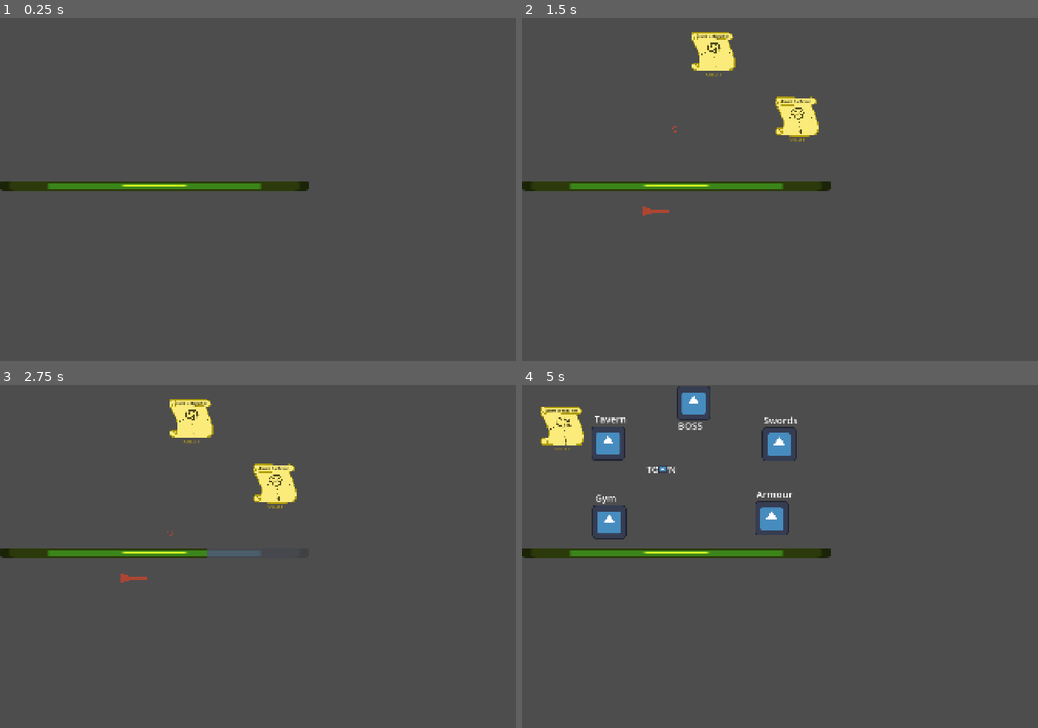
Above: before the commit, frames 1-4 (two rows, left to right).
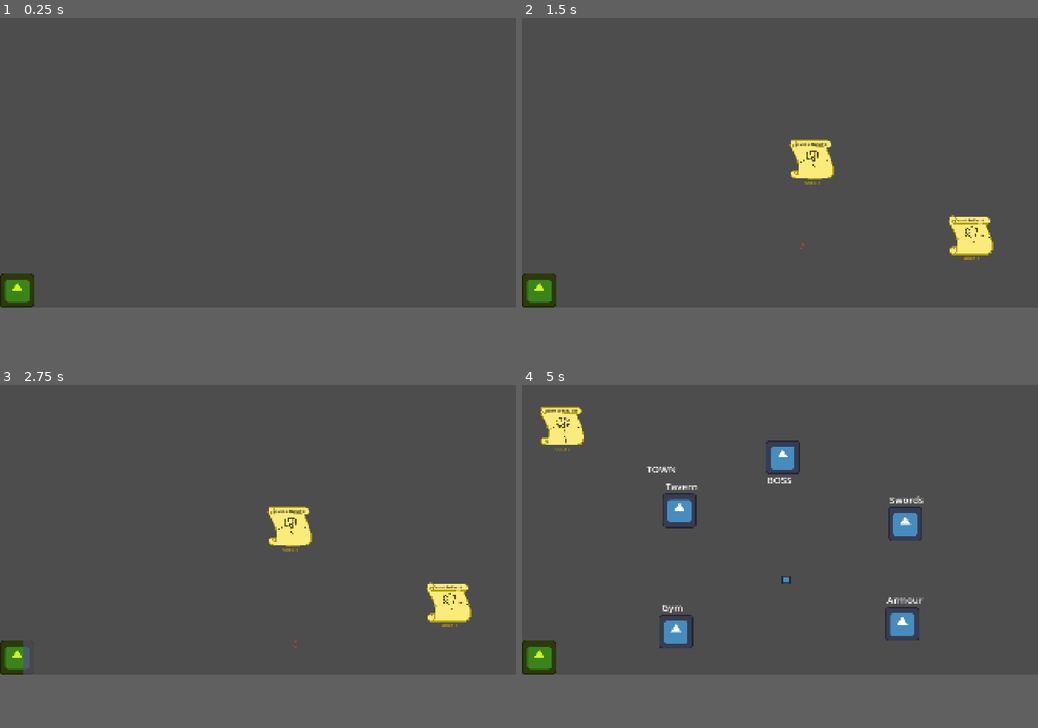
Above: after the commit, the same moments.

Repository: piotrjurga/gmtk26
Game: Godot game, scene res://scenes/main.tscn
The game is run twice, just before and just after one commit, with the same random seed, the same clock (stepped at 60 frames per second) and the same inputs. The engine's default icon, where the game draws it, is replaced by a stand-in: a white triangle on a blue panel in a dark square.
Inputs (mouse positions are in pixels of both pictures, inside the frame that each line leads up to):
- Up to frame 1 (0.25 s): no input
- Up to frame 2 (1.5 s): tap Enter at 0.5 s; move the mouse to (893, 172) at 0.52 s; hold D (right) 0.53-1.28 s; tap Space (space) at 0.6, 1.25, 1.35 s; click (893, 172) at 0.67 s; move the mouse to (676, 206) at 1.27 s; hold S (down) from 1.28 s (still down)
- Up to frame 3 (2.75 s): move the mouse to (309, 481) at 2.02 s; release S (down) at 2.03 s; hold D (right) from 2.03 s (still down); tap Space (space) at 2.1 s
- Up to frame 4 (5 s): tap Enter at 2.75 s; move the mouse to (754, 625) at 2.77 s; release D (right) at 2.78 s; hold W (up) 2.78-3.53 s; tap Space (space) at 2.85, 3.5, 3.6, 4.35 s; click (754, 625) at 2.92 s; move the mouse to (934, 607) at 3.52 s; hold A (left) from 3.53 s (still down); move the mouse to (625, 505) at 4.27 s
The window is 800x533 before the commit and 800x450 after it. Grey fills any space a smaller window leaves; there, only what the larger window draws over its background counts as a difference.

The runs differ from the first frame. In frame 1, 2.3% of the frame differs, in the area x 0-60%, y 47-85%; in frame 2, 5.8%; in frame 3, 5.3%; in frame 4, 6.7%, in the area x 0-78%, y 0-85%.

Commit message:
resize window

Diff:
--- a/project.godot
+++ b/project.godot
@@ -28,7 +28,7 @@
 [display]
 
 window/size/viewport_width=1920
-window/size/viewport_height=1280
+window/size/viewport_height=1080
 window/size/resizable=false
 window/stretch/mode="canvas_items"
 window/stretch/aspect="keep_height"
--- a/scenes/armour/armour.tscn
+++ b/scenes/armour/armour.tscn
@@ -22,15 +22,15 @@
 hammer_rotation_hit = -75.0
 
 [node name="Label" type="Label" parent="." unique_id=210693204]
-offset_left = 487.0
-offset_top = 6.0
-offset_right = 621.0
-offset_bottom = 56.0
+offset_left = 815.0
+offset_top = 15.0
+offset_right = 949.0
+offset_bottom = 65.0
 text = "Armour"
 label_settings = SubResource("LabelSettings_4rhgh")
 
 [node name="ArmourGood" type="Sprite2D" parent="." unique_id=1774590243]
-position = Vector2(559, 320)
+position = Vector2(895, 541)
 scale = Vector2(0.6372081, 0.6372081)
 texture = ExtResource("2_g7uqp")
 
@@ -39,6 +39,7 @@
 texture = ExtResource("4_kgeru")
 
 [node name="Points" type="Node2D" parent="." unique_id=438664028]
+position = Vector2(336, 221)
 
 [node name="point1" type="Node2D" parent="Points" unique_id=1548243751]
 position = Vector2(457, 157)
--- a/scenes/darts/dart_throw.gd
+++ b/scenes/darts/dart_throw.gd
@@ -6,7 +6,7 @@
 @export var target : Vector2 = Vector2.ZERO
 
 func set_target(new_target : Vector2):
-    target = new_target + Vector2(50 - randf() * 100, 50 - randf() * 100)
+    target = new_target + Vector2(25 - randf() * 50, 25 - randf() * 50)
     look_at(target)
 
 func _physics_process(delta):
--- a/scenes/darts/darts.tscn
+++ b/scenes/darts/darts.tscn
@@ -13,41 +13,41 @@
 [node name="TargetPositions" type="Node2D" parent="." unique_id=1493673657]
 
 [node name="TargetPosition" type="Node2D" parent="TargetPositions" unique_id=1807159907]
-position = Vector2(154, 165)
+position = Vector2(383, 193)
 
 [node name="TargetPosition2" type="Node2D" parent="TargetPositions" unique_id=1725992997]
-position = Vector2(377, 124)
+position = Vector2(427, 504)
 
 [node name="TargetPosition3" type="Node2D" parent="TargetPositions" unique_id=1951905453]
-position = Vector2(330, 370)
+position = Vector2(204, 706)
 
 [node name="TargetPosition4" type="Node2D" parent="TargetPositions" unique_id=969970363]
-position = Vector2(160, 496)
+position = Vector2(477, 851)
 
 [node name="TargetPosition5" type="Node2D" parent="TargetPositions" unique_id=558544319]
-position = Vector2(432, 497)
+position = Vector2(692, 638)
 
 [node name="TargetPosition6" type="Node2D" parent="TargetPositions" unique_id=346117102]
-position = Vector2(593, 305)
+position = Vector2(904, 255)
 
 [node name="TargetPosition7" type="Node2D" parent="TargetPositions" unique_id=764518188]
-position = Vector2(710, 124)
+position = Vector2(1077, 526)
 
 [node name="TargetPosition8" type="Node2D" parent="TargetPositions" unique_id=1542670097]
-position = Vector2(749, 449)
+position = Vector2(1283, 223)
 
 [node name="TargetPosition9" type="Node2D" parent="TargetPositions" unique_id=1029720446]
-position = Vector2(905, 237)
+position = Vector2(1680, 325)
 
 [node name="TargetPosition10" type="Node2D" parent="TargetPositions" unique_id=1700194026]
-position = Vector2(915, 517)
+position = Vector2(1458, 564)
 
 [node name="TargetPosition11" type="Node2D" parent="TargetPositions" unique_id=577431908]
-position = Vector2(1022, 367)
+position = Vector2(1669, 810)
 
 [node name="Sight" parent="." unique_id=1568300132 instance=ExtResource("2_x4xqp")]
-position = Vector2(549, 410)
+position = Vector2(1017, 843)
 
 [node name="dart" parent="." unique_id=1523667051 instance=ExtResource("2_somb7")]
 z_index = 100
-position = Vector2(571, 722)
+position = Vector2(963, 1240)
--- a/scenes/darts/sight.gd
+++ b/scenes/darts/sight.gd
@@ -12,10 +12,10 @@
     if direction_x:
         velocity.x = move_toward(velocity.x, direction_x * SPEED, delta * SPEED / 2)
     else:
-        velocity.x = move_toward(velocity.x, 0, delta * SPEED / 2)
+        velocity.x = move_toward(velocity.x, 0, delta * SPEED / 1.5)
     if direction_y:
         velocity.y = move_toward(velocity.y, direction_y * SPEED, delta * SPEED / 2)
     else:
-        velocity.y = move_toward(velocity.y, 0, delta * SPEED / 2)
+        velocity.y = move_toward(velocity.y, 0, delta * SPEED / 1.5)
 
     move_and_slide()
--- a/scenes/guillotine/guillotine.tscn
+++ b/scenes/guillotine/guillotine.tscn
@@ -25,21 +25,24 @@
 
 [node name="guillotine" type="Node2D" unique_id=959309012 node_paths=PackedStringArray("blade", "head")]
 script = ExtResource("1_woxi1")
-blade_success_height = 375.0
-blade_top_max_y = 330.0
-blade_bottom_max_y = 540.0
-blade_drop_y = 621.0
+blade_success_height = 578.0
+blade_top_max_y = 533.0
+blade_bottom_max_y = 742.0
+blade_drop_y = 825.0
 blade = NodePath("Blade")
 fall_speed = 200.0
 strength = 40.0
 head = NodePath("Head2")
 
 [node name="Body" type="Sprite2D" parent="." unique_id=1469451113]
-position = Vector2(279, 330)
+position = Vector2(669, 534)
 texture = ExtResource("3_t8lfn")
 
+[node name="RopeCutof" type="Marker2D" parent="." unique_id=1712054979]
+position = Vector2(935, 301)
+
 [node name="Blade" type="Sprite2D" parent="." unique_id=913683736]
-position = Vector2(276, 621)
+position = Vector2(666, 578)
 texture = ExtResource("2_rsnbr")
 
 [node name="Sprite2D" type="Sprite2D" parent="Blade" unique_id=312318397 node_paths=PackedStringArray("cutof_point")]
@@ -50,16 +53,14 @@
 scale = Vector2(-0.08584001, 3.0453715)
 texture = ExtResource("4_t8lfn")
 script = ExtResource("6_prif8")
-cutof_point = NodePath("../RopeCutof")
-
-[node name="RopeCutof" type="Node2D" parent="Blade" unique_id=1044831235]
-position = Vector2(269, -526)
+cutof_point = NodePath("../../RopeCutof")
 
 [node name="FrontFrame" type="Sprite2D" parent="." unique_id=1146797591]
-position = Vector2(279, 330)
+position = Vector2(669, 534)
 texture = ExtResource("4_6wx65")
 
 [node name="Head2" type="CharacterBody2D" parent="." unique_id=454538128 node_paths=PackedStringArray("sprite")]
+position = Vector2(390, 204)
 floor_stop_on_slope = false
 floor_block_on_wall = false
 script = ExtResource("5_rsnbr")
@@ -75,6 +76,7 @@
 shape = SubResource("CircleShape2D_gxi48")
 
 [node name="Floor" type="StaticBody2D" parent="." unique_id=1272140800]
+position = Vector2(390, 204)
 physics_material_override = SubResource("PhysicsMaterial_1k5f7")
 
 [node name="CollisionShape2D" type="CollisionShape2D" parent="Floor" unique_id=41609280]
--- a/scenes/main.tscn
+++ b/scenes/main.tscn
@@ -10,3 +10,5 @@
 [node name="RythmManager" parent="." unique_id=82670960 instance=ExtResource("2_0wfyh")]
 
 [node name="UI" parent="." unique_id=1876686818 instance=ExtResource("3_sugp2")]
+offset_right = 1920.0
+offset_bottom = 1080.0
--- a/scenes/tavern/tavern.tscn
+++ b/scenes/tavern/tavern.tscn
@@ -27,8 +27,8 @@
 anchors_preset = 15
 anchor_right = 1.0
 anchor_bottom = 1.0
-offset_right = 1152.0
-offset_bottom = 648.0
+offset_right = 1920.0
+offset_bottom = 1080.0
 grow_horizontal = 2
 grow_vertical = 2
 
@@ -42,10 +42,10 @@
 offset_left = -576.0
 offset_top = -87.0
 offset_right = 576.0
-offset_bottom = 23.0
+offset_bottom = 89.0
 grow_horizontal = 2
 grow_vertical = 2
-theme_override_font_sizes/normal_font_size = 52
+theme_override_font_sizes/normal_font_size = 120
 bbcode_enabled = true
 text = "[success]success"
 scroll_active = false
--- a/scenes/town/town.tscn
+++ b/scenes/town/town.tscn
@@ -19,7 +19,7 @@
 size = Vector2(128, 128)
 
 [sub_resource type="RectangleShape2D" id="RectangleShape2D_0w7qi"]
-size = Vector2(217, 656)
+size = Vector2(217, 1729)
 
 [node name="Town" type="Node2D" unique_id=726534725]
 script = ExtResource("1_e21v4")
@@ -33,7 +33,7 @@
 label_settings = SubResource("LabelSettings_vaf5k")
 
 [node name="CharacterBody2D" type="CharacterBody2D" parent="." unique_id=1037026528 node_paths=PackedStringArray("places")]
-position = Vector2(524, 315)
+position = Vector2(983, 726)
 collision_layer = 3
 script = ExtResource("1_n11nm")
 places = [NodePath("../tavern"), NodePath("../boss"), NodePath("../gym"), NodePath("../swords"), NodePath("../armour")]
@@ -46,7 +46,7 @@
 texture = ExtResource("2_gxugk")
 
 [node name="tavern" type="Node2D" parent="." unique_id=1705705785 node_paths=PackedStringArray("area", "sprite")]
-position = Vector2(321, 217)
+position = Vector2(586, 468)
 script = ExtResource("4_8b7wv")
 area = NodePath("Area2D")
 sprite = NodePath("Sprite2D")
@@ -75,7 +75,7 @@
 shape = SubResource("RectangleShape2D_1k5f7")
 
 [node name="boss" type="Node2D" parent="." unique_id=1654516023 node_paths=PackedStringArray("area", "sprite")]
-position = Vector2(639, 67)
+position = Vector2(970, 270)
 script = ExtResource("4_8b7wv")
 place = 5
 area = NodePath("Area2D")
@@ -105,7 +105,7 @@
 shape = SubResource("RectangleShape2D_1k5f7")
 
 [node name="gym" type="Node2D" parent="." unique_id=480905846 node_paths=PackedStringArray("area", "sprite")]
-position = Vector2(325, 512)
+position = Vector2(573, 920)
 script = ExtResource("4_8b7wv")
 place = 1
 area = NodePath("Area2D")
@@ -135,7 +135,7 @@
 shape = SubResource("RectangleShape2D_1k5f7")
 
 [node name="swords" type="Node2D" parent="." unique_id=961192497 node_paths=PackedStringArray("area", "sprite")]
-position = Vector2(958, 221)
+position = Vector2(1426, 518)
 script = ExtResource("4_8b7wv")
 place = 2
 area = NodePath("Area2D")
@@ -165,7 +165,7 @@
 shape = SubResource("RectangleShape2D_1k5f7")
 
 [node name="armour" type="Node2D" parent="." unique_id=908161456 node_paths=PackedStringArray("area", "sprite")]
-position = Vector2(930, 498)
+position = Vector2(1415, 892)
 script = ExtResource("4_8b7wv")
 place = 3
 area = NodePath("Area2D")
@@ -201,5 +201,28 @@
 [node name="StaticBody2D" type="StaticBody2D" parent="." unique_id=507702271]
 
 [node name="CollisionShape2D" type="CollisionShape2D" parent="StaticBody2D" unique_id=1048083853]
-position = Vector2(98.5, 318)
-shape = SubResource("RectangleShape2D_0w7qi")
+position = Vector2(98.5, 631)
+shape = SubResource("RectangleShape2D_0w7qi")
+
+[node name="StaticBody2D2" type="StaticBody2D" parent="." unique_id=128852466]
+position = Vector2(1837, 3)
+
+[node name="CollisionShape2D" type="CollisionShape2D" parent="StaticBody2D2" unique_id=47291387]
+position = Vector2(98.5, 631)
+shape = SubResource("RectangleShape2D_0w7qi")
+
+[node name="StaticBody2D3" type="StaticBody2D" parent="." unique_id=712781014]
+position = Vector2(1412, -277)
+rotation = 1.5707964
+
+[node name="CollisionShape2D" type="CollisionShape2D" parent="StaticBody2D3" unique_id=135614489]
+position = Vector2(213.00002, 448)
+shape = SubResource("RectangleShape2D_0w7qi")
+
+[node name="StaticBody2D4" type="StaticBody2D" parent="." unique_id=1160419933]
+position = Vector2(1412, -277)
+rotation = 1.5707964
+
+[node name="CollisionShape2D2" type="CollisionShape2D" parent="StaticBody2D4" unique_id=746453954]
+position = Vector2(1594, 410.99994)
+shape = SubResource("RectangleShape2D_0w7qi")
--- a/ui/ui.tscn
+++ b/ui/ui.tscn
@@ -12,12 +12,14 @@
 grow_vertical = 2
 
 [node name="TextureProgressBar" type="TextureProgressBar" parent="." unique_id=1559931399]
-layout_mode = 0
-offset_left = -1.0
-offset_top = 610.0
-offset_right = 39.0
-offset_bottom = 650.0
-scale = Vector2(9, 0.27999997)
+layout_mode = 1
+anchors_preset = 12
+anchor_top = 1.0
+anchor_right = 1.0
+anchor_bottom = 1.0
+offset_top = -128.0
+grow_horizontal = 2
+grow_vertical = 0
 value = 100.0
 texture_under = ExtResource("1_ks8t7")
 texture_progress = ExtResource("1_ks8t7")
Not shown, changed: .gitignore
